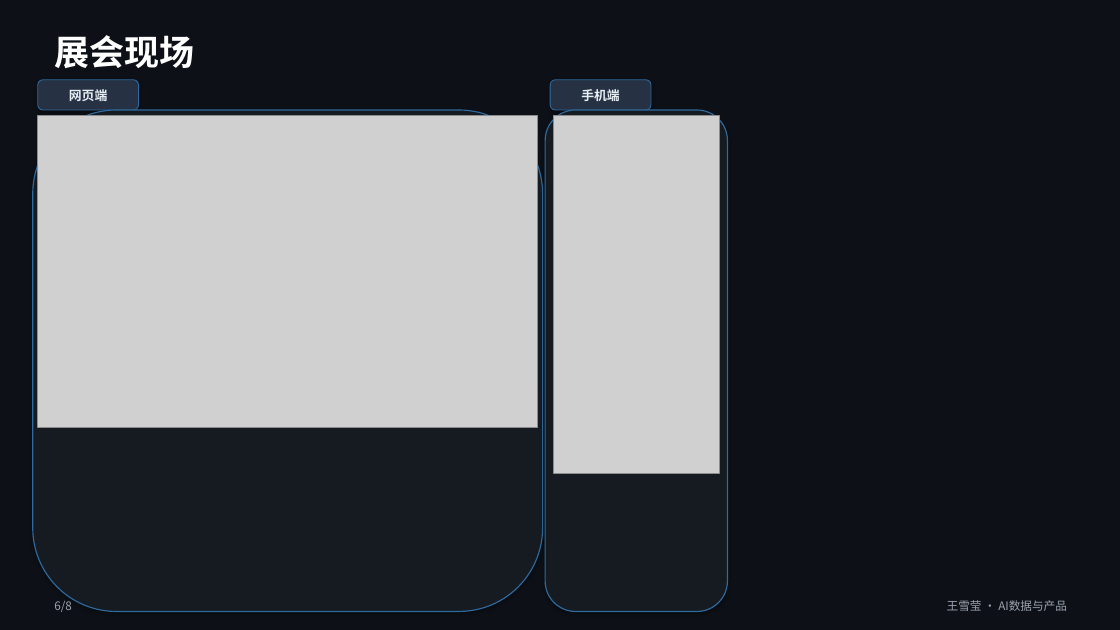
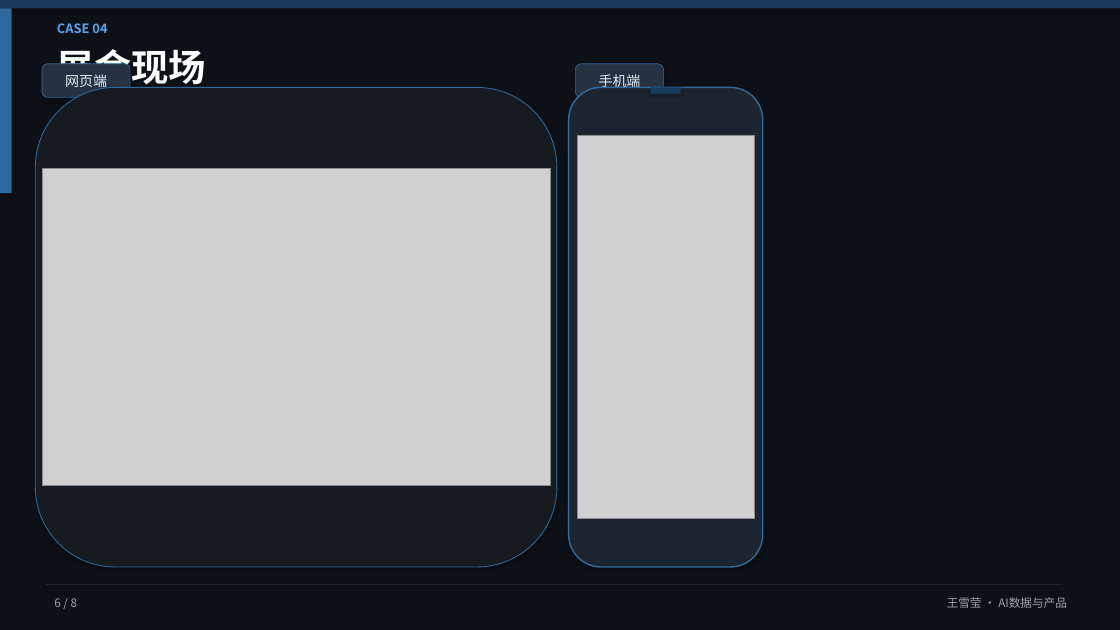
Before and after one commit to HSDCT1230/hsdct, a slide deck: slide 6 of portfolio/xolome-portfolio.pptx. Drawn at 1120x630 pixels with LibreOffice and Linux fonts; fonts in the diff are those of the drawing; grey boxes stand for pictures. Boxes give left, top, right and bottom in pixels: in the first picture for what was removed or moved away, otherwise in the second. Text is boxed around its words. In the diff, an @@ line names an element or a change of style, - is before the commit and + after.

```diff
--- a/portfolio/xolome-portfolio.pptx
+++ b/portfolio/xolome-portfolio.pptx
@@ rectangle added at (0, 0, 1120, 8), fill #1A3A5C @@
@@ rectangle added at (0, 8, 12, 193), fill #2E6A9E @@
@@ text added at (57, 23, 107, 33), 11 pt, text #59A6F0, bold @@
+CASE 04
@@ text "展会现场": place and size @@
-text "展会现场" at (54, 35, 194, 68)
+text "展会现场" at (57, 43, 206, 91)
@@ text "展会现场" at (57, 43, 206, 91): size 30 to 32 pt @@
@@ rounded rectangle: place and size @@
-rounded rectangle at (33, 110, 543, 612)
+rounded rectangle at (35, 87, 557, 567)
@@ rounded rectangle at (35, 87, 557, 567): outline #2E6A9E 1 pt to #2E6A9E 0.75 pt @@
@@ text "网页端": place and size @@
-text "网页端" at (69, 89, 108, 101)
+text "网页端" at (65, 74, 107, 91)
@@ text "网页端" at (65, 74, 107, 91): size 11 to 12 pt, bold off @@
@@ rounded rectangle: place and size @@
-rounded rectangle at (38, 80, 139, 110)
+rounded rectangle at (42, 64, 130, 97)
@@ rounded rectangle at (42, 64, 130, 97): outline #2E6A9E 0.75 pt to #2E6A9E 0.5 pt @@
@@ rounded rectangle: place and size @@
-rounded rectangle at (545, 110, 728, 612)
+rounded rectangle at (569, 87, 763, 567)
@@ rounded rectangle at (569, 87, 763, 567): fill #161B22 to #1C2430; outline #2E6A9E 1 pt to #2E6A9E 1.25 pt @@
@@ text "手机端" at (599, 74, 641, 88): size 11 to 12 pt, bold off @@
@@ text "手机端": place and size @@
-text "手机端" at (581, 89, 620, 101)
+text "手机端" at (599, 74, 641, 88)
@@ rounded rectangle at (576, 64, 664, 97): outline #2E6A9E 0.75 pt to #2E6A9E 0.5 pt @@
@@ rounded rectangle: place and size @@
-rounded rectangle at (550, 80, 651, 110)
+rounded rectangle at (576, 64, 664, 97)
@@ rectangle added at (651, 87, 681, 94), fill #1A3A5C @@
@@ picture: place and size @@
-picture at (554, 115, 719, 473)
+picture at (577, 135, 755, 519)
@@ picture: place and size @@
-picture at (38, 115, 538, 428)
+picture at (42, 168, 550, 486)
@@ rectangle added at (46, 584, 1063, 585), fill #1C2430 @@
@@ text at (54, 598, 77, 607): spaces changed @@
-6/8
+6 / 8
```
Also in this commit, not shown: 7 other slides changed, 1 other file.
